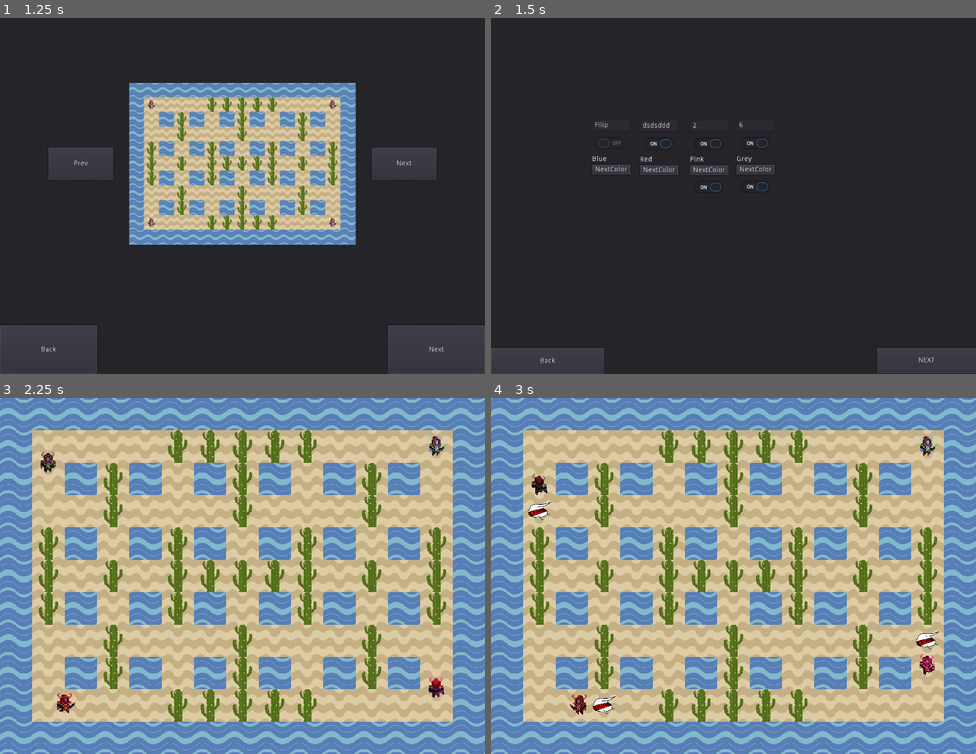
Above: before the commit, frames 1-4 (two rows, left to right).
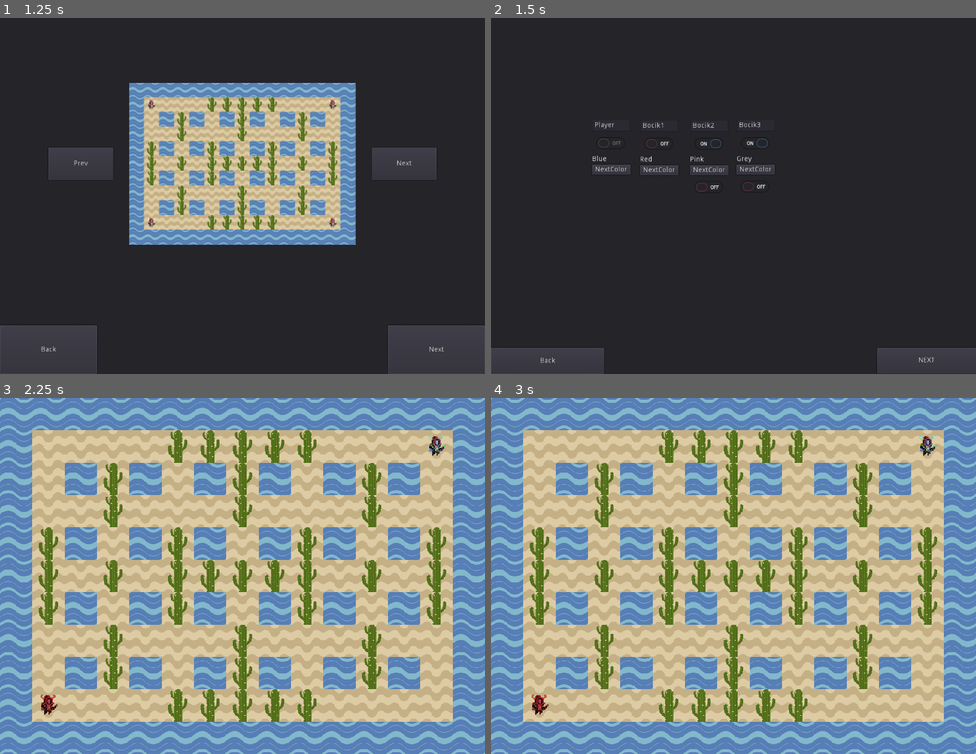
Above: after the commit, the same moments.

Repository: DominikWolek/bomber-game
Game: Godot game, scene res://GUI/MainMenuScene.tscn
The game is run twice, just before and just after one commit, with the same random seed, the same clock (stepped at 60 frames per second) and the same inputs.
Inputs:
- Up to frame 1 (1.25 s): click "START" at 0.5 s
- Up to frame 2 (1.5 s): click "Next" at 1.25 s
- Up to frame 3 (2.25 s): click "NEXT" at 2 s
- Up to frame 4 (3 s): tap Enter at 2.75, 2.85 s; hold Right (ui_right) from 2.78 s (still down)

Frame 1 is identical in both runs. In frame 2, 0.3% of the frame differs, in the area x 21-58%, y 29-49%; in frame 3, 0.5%; in frame 4, 0.9%, in the area x 7-93%, y 21-89%.

Commit message:
changed nicknames - press enter to save nickname

Diff:
--- a/Bomberman/GUI/FirstStartScene.tscn
+++ b/Bomberman/GUI/FirstStartScene.tscn
@@ -6,7 +6,7 @@
 [sub_resource type="GDScript" id=1]
 script/source = "extends VBoxContainer
 
-func _on_Name_text_changed(new_text):
+func _on_Name_text_entered(new_text):
 	get_parent().changePlayerName(\"P1\",new_text)
 
 func _on_isBot_toggled(button_pressed):
@@ -22,7 +22,7 @@
 [sub_resource type="GDScript" id=2]
 script/source = "extends VBoxContainer
 
-func _on_Name_text_changed(new_text):
+func _on_Name_text_entered(new_text):
 	get_parent().changePlayerName(\"P2\",new_text)
 
 func _on_isBot_toggled(button_pressed):
@@ -36,7 +36,7 @@
 script/source = "extends VBoxContainer
 
 
-func _on_Name_text_changed(new_text):
+func _on_Name_text_entered(new_text):
 	get_parent().changePlayerName(\"P3\",new_text)
 
 func _on_isBot_toggled(button_pressed):
@@ -54,7 +54,7 @@
 script/source = "extends VBoxContainer
 
 
-func _on_Name_text_changed(new_text):
+func _on_Name_text_entered(new_text):
 	get_parent().changePlayerName(\"P4\",new_text)
 
 func _on_isBot_toggled(button_pressed):
@@ -223,17 +223,17 @@
 script = SubResource( 5 )
 
 [connection signal="pressed" from="Panel/NextButton" to="Panel/NextButton" method="_on_NextButton_pressed"]
-[connection signal="text_changed" from="Panel/P1Settings/Name" to="Panel/P1Settings" method="_on_Name_text_changed"]
+[connection signal="text_entered" from="Panel/P1Settings/Name" to="Panel/P1Settings" method="_on_Name_text_entered"]
 [connection signal="toggled" from="Panel/P1Settings/isBot" to="Panel/P1Settings" method="_on_isBot_toggled"]
 [connection signal="pressed" from="Panel/P1Settings/NextColor" to="Panel/P1Settings" method="_on_NextColor_pressed"]
-[connection signal="text_changed" from="Panel/P2Settings/Name" to="Panel/P2Settings" method="_on_Name_text_changed"]
+[connection signal="text_entered" from="Panel/P2Settings/Name" to="Panel/P2Settings" method="_on_Name_text_entered"]
 [connection signal="toggled" from="Panel/P2Settings/isBot" to="Panel/P2Settings" method="_on_isBot_toggled"]
 [connection signal="pressed" from="Panel/P2Settings/NextColor" to="Panel/P2Settings" method="_on_NextColor_pressed"]
-[connection signal="text_changed" from="Panel/P3Settings/Name" to="Panel/P3Settings" method="_on_Name_text_changed"]
+[connection signal="text_entered" from="Panel/P3Settings/Name" to="Panel/P3Settings" method="_on_Name_text_entered"]
 [connection signal="toggled" from="Panel/P3Settings/isBot" to="Panel/P3Settings" method="_on_isBot_toggled"]
 [connection signal="pressed" from="Panel/P3Settings/NextColor" to="Panel/P3Settings" method="_on_NextColor_pressed"]
 [connection signal="toggled" from="Panel/P3Settings/isPlaying" to="Panel/P3Settings" method="_on_isPlaying_toggled"]
-[connection signal="text_changed" from="Panel/P4Settings/Name" to="Panel/P4Settings" method="_on_Name_text_changed"]
+[connection signal="text_entered" from="Panel/P4Settings/Name" to="Panel/P4Settings" method="_on_Name_text_entered"]
 [connection signal="toggled" from="Panel/P4Settings/isBot" to="Panel/P4Settings" method="_on_isBot_toggled"]
 [connection signal="pressed" from="Panel/P4Settings/NextColor" to="Panel/P4Settings" method="_on_NextColor_pressed"]
 [connection signal="toggled" from="Panel/P4Settings/isPlaying" to="Panel/P4Settings" method="_on_isPlaying_toggled"]
--- a/Bomberman/config.cfg
+++ b/Bomberman/config.cfg
@@ -4,7 +4,7 @@
 
 [P1]
 
-name="Filip"
+name="Player"
 right=68
 left=65
 up=87
@@ -16,19 +16,19 @@
 
 [P2]
 
-name="dsdsddd"
+name="Bocik1"
 right=16777356
 left=16777354
 up=16777358
 down=16777355
 bomb=16777232
 colour=1
-is_bot=true
+is_bot=false
 is_playing=true
 
 [P3]
 
-name="2"
+name="Bocik2"
 right=16777233
 left=16777231
 up=16777232
@@ -36,11 +36,11 @@
 bomb=16777221
 colour=6
 is_bot=true
-is_playing=true
+is_playing=false
 
 [P4]
 
-name="6"
+name="Bocik3"
 right=1
 left=2
 up=73
@@ -48,11 +48,11 @@
 bomb=5
 colour=5
 is_bot=true
-is_playing=true
+is_playing=false
 
 [Sounds]
 
-soundSwitch=false
-sfxSwitch=false
-sfx=-10.0
-sound=-10.0
+soundSwitch=true
+sfxSwitch=true
+sfx=-9.0
+sound=4.0
